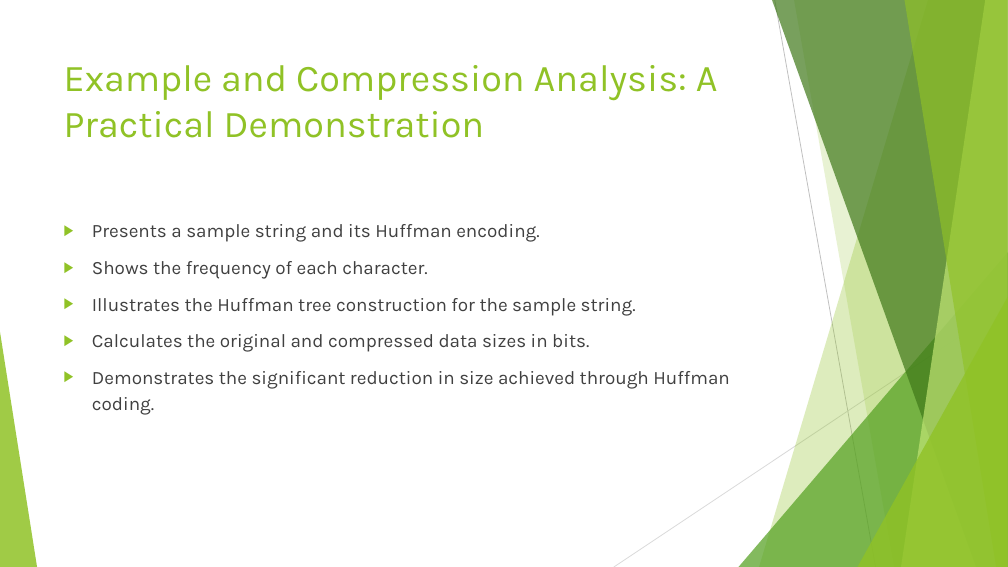
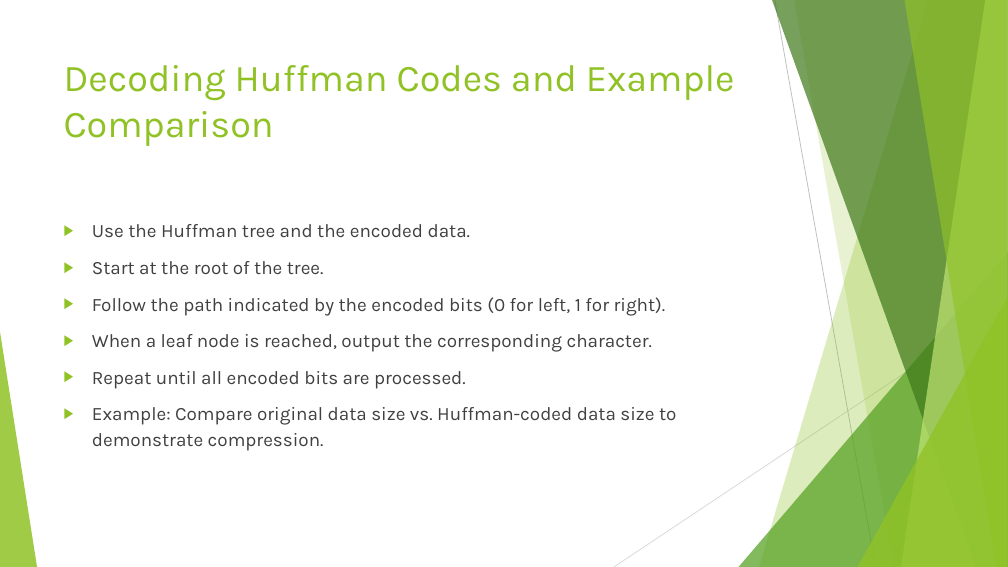
Before and after one commit to shubhamb025/Pdf_to_presentation_GenAI, a slide deck: slide 12 of output/generated_presentation.pptx. Drawn at 1008x567 pixels with LibreOffice and Linux fonts; fonts in the diff are those of the drawing. Boxes give left, top, right and bottom in pixels: in the first picture for what was removed or moved away, otherwise in the second. Text is boxed around its words. In the diff, an @@ line names an element or a change of style, - is before the commit and + after.

```diff
--- a/output/generated_presentation.pptx
+++ b/output/generated_presentation.pptx
@@ title at <box>64,65,735,146</box>: text changed @@
-Example and Compression Analysis: A Practical Demonstration
+Decoding Huffman Codes and Example Comparison
@@ text at <box>92,224,676,451</box>: text changed @@
-▶ Presents a sample string and its Huffman encoding.
-▶ Shows the frequency of each character.
-▶ Illustrates the Huffman tree construction for the sample string.
-▶ Calculates the original and compressed data sizes in bits.
-▶ Demonstrates the significant reduction in size achieved through Huffman coding.
+▶ Use the Huffman tree and the encoded data.
+▶ Start at the root of the tree.
+▶ Follow the path indicated by the encoded bits (0 for left, 1 for right).
+▶ When a leaf node is reached, output the corresponding character.
+▶ Repeat until all encoded bits are processed.
+▶ Example: Compare original data size vs. Huffman-coded data size to demonstrate compression.
```
Also in this commit, not shown: 9 other slides changed, 11 other files.
